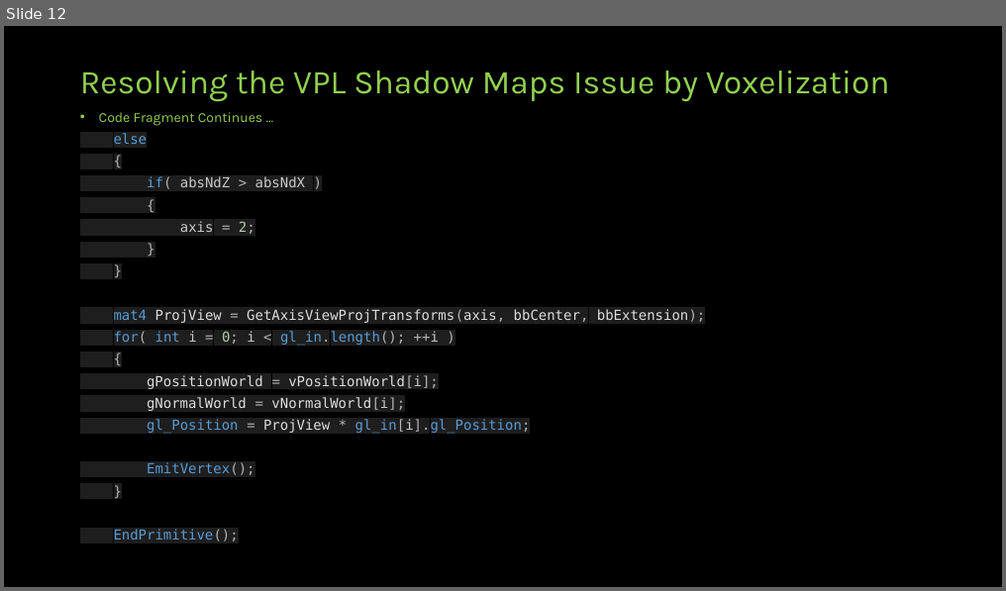
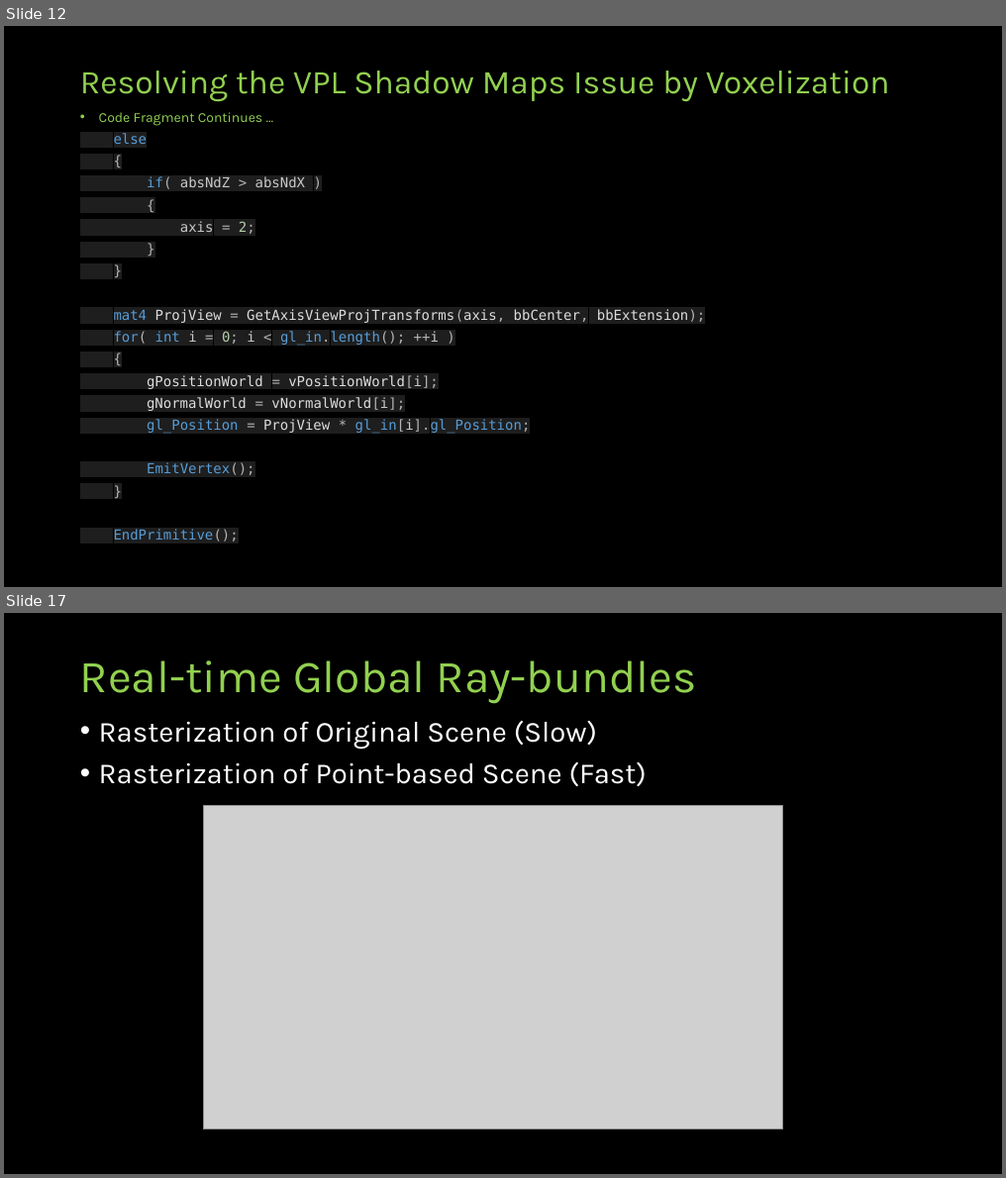
Before and after one commit to jazzboysc/RTGI, a slide deck: Docs/Real-time Global Illumination.pptx. Shown one above the other, each under a label of ours: slide 12 before the commit, slides 12 and 17 after it; the slides between them are not shown. The pictures are 1006x591 and 1006x1178 pixels, drawn with LibreOffice and Linux fonts; fonts in the diff are those of the drawing; grey boxes stand for pictures. Boxes give left, top, right and bottom in pixels: in the first picture for what was removed or moved away, otherwise in the second. Text is boxed around its words. In the diff, an @@ line names an element or a change of style, - is before the commit and + after.

```diff
--- a/Docs/Real-time Global Illumination.pptx
+++ b/Docs/Real-time Global Illumination.pptx
@@ slide 17 added at (4, 613, 1002, 1174), background #000000 @@
@@ title added at (80, 661, 697, 703), 44 pt, text #92D050 @@
+Real-time Global Ray-bundles
@@ text added at (99, 721, 647, 786), 28 pt, text #FFFFFF @@
+• Rasterization of Original Scene (Slow)
+• Rasterization of Point-based Scene (Fast)
@@ picture added at (203, 805, 782, 1129) @@
```
Also in this commit, not shown: 5 slides changed, 8 other slides added.
